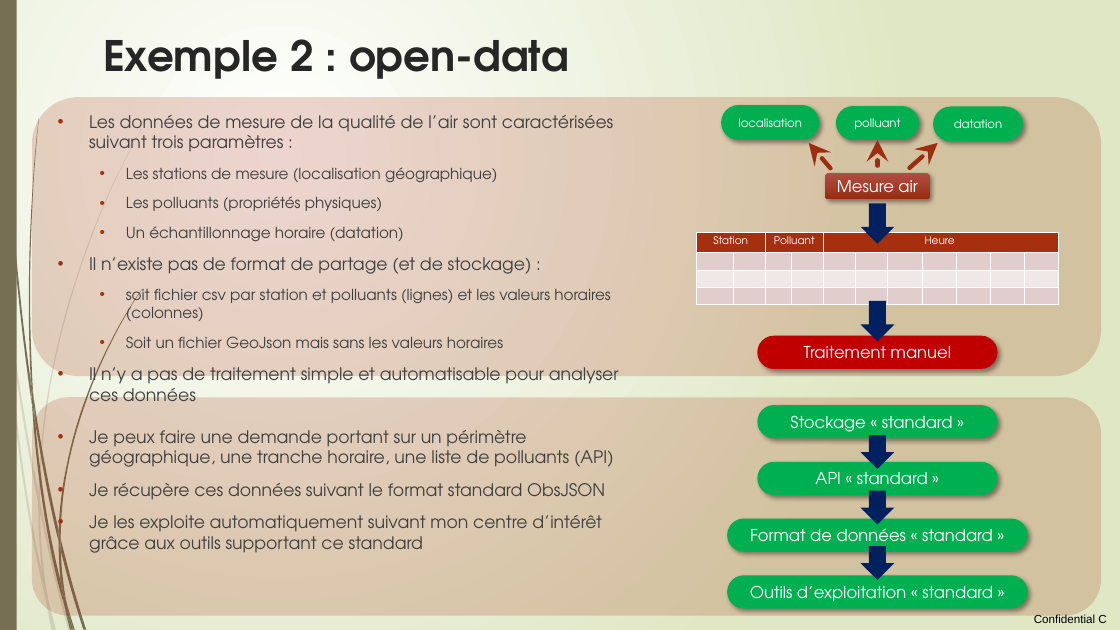
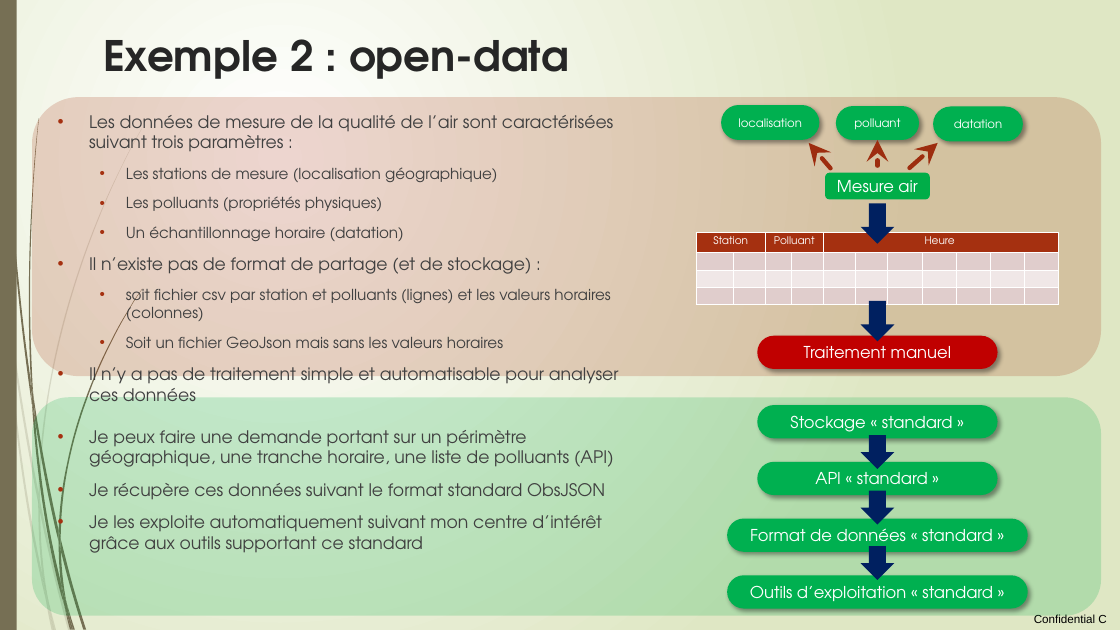
Before and after one commit to loco-philippe/Environmental-Sensing, a slide deck: slide 10 of documentation/initiative citoyenne.pptx. Drawn at 1120x630 pixels with LibreOffice and Linux fonts; fonts in the diff are those of the drawing. Boxes give left, top, right and bottom in pixels: in the first picture for what was removed or moved away, otherwise in the second. Text is boxed around its words. In the diff, an @@ line names an element or a change of style, - is before the commit and + after.

```diff
--- a/documentation/initiative citoyenne.pptx
+++ b/documentation/initiative citoyenne.pptx
@@ rounded rectangle "Mesure air" at box(825, 173, 930, 200): fill gradient #B14E43 to #9A2D0F to #00AD48; shadow off @@
@@ rounded rectangle at box(32, 397, 1102, 616): fill #A53010 at 20% opacity to #00AD48 at 20% opacity @@
```
Also in this commit, not shown: 1 other slide changed.
